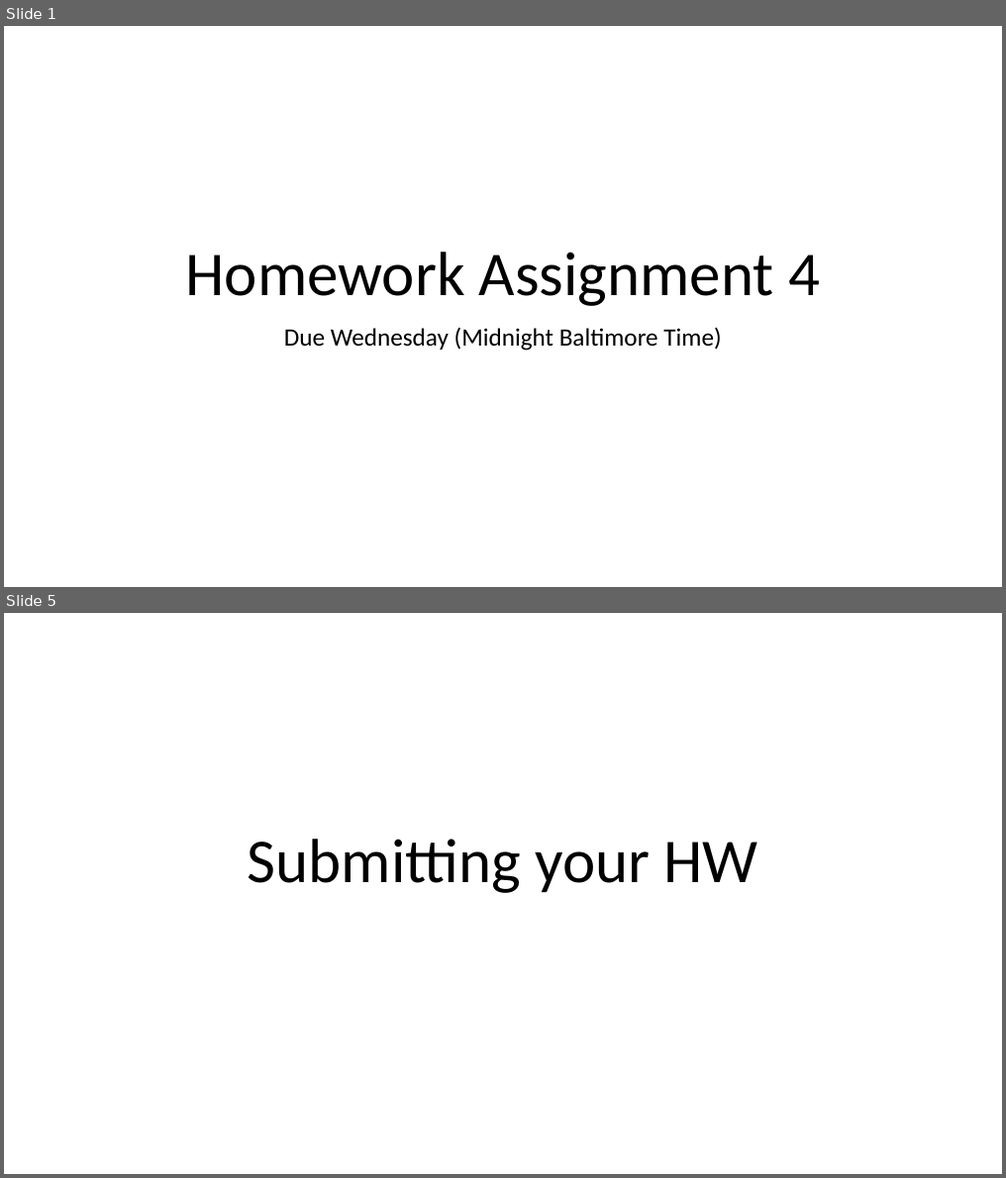
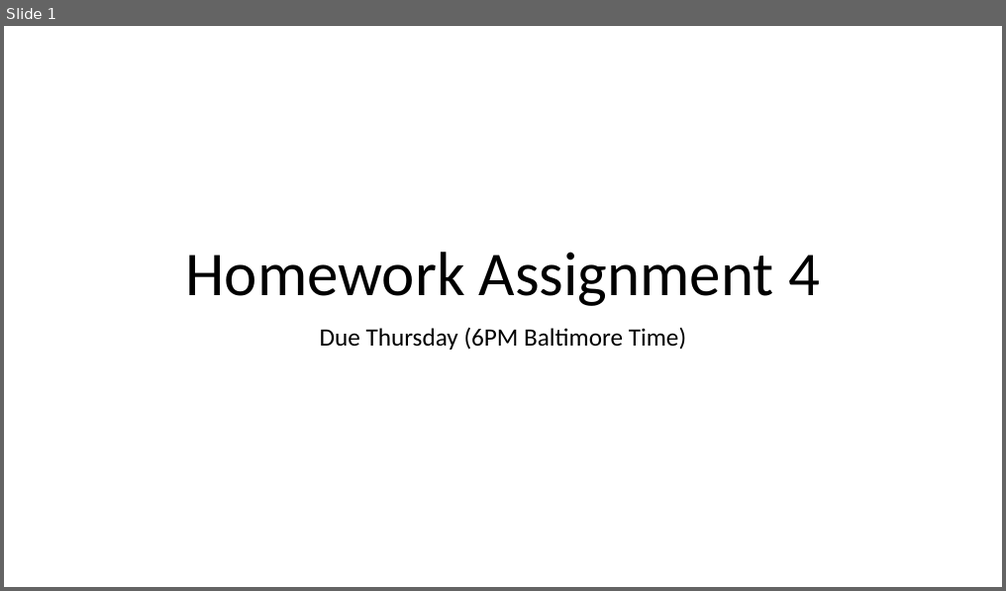
Before and after one commit to JEFworks-Lab/genomic-data-visualization-2022, a slide deck: resources/hw/genomic-data-visualization-HW_4.pptx. Shown one above the other, each under a label of ours: slides 1 and 5 before the commit, slide 1 after it; the slides between them are not shown. The pictures are 1006x1178 and 1006x591 pixels, drawn with LibreOffice and Linux fonts; fonts in the diff are those of the drawing. Boxes give left, top, right and bottom in pixels: in the first picture for what was removed or moved away, otherwise in the second. Text is boxed around its words. In the diff, an @@ line names an element or a change of style, - is before the commit and + after.

```diff
--- a/resources/hw/genomic-data-visualization-HW_4.pptx
+++ b/resources/hw/genomic-data-visualization-HW_4.pptx
@@ slide 5 removed at bbox=[4, 613, 1002, 1174], background #FFFFFF @@
@@ title removed at bbox=[248, 839, 758, 893] @@
-Submitting your HW
@@ slide 1 changed as well @@
@@ subtitle at bbox=[320, 327, 686, 350]: text changed @@
-Due Wednesday (Midnight Baltimore Time)
+Due Thursday (6PM Baltimore Time)
```
Also in this commit, not shown: 1 other slide changed, 1 slide added, 3 other slides removed, 2 other files.
